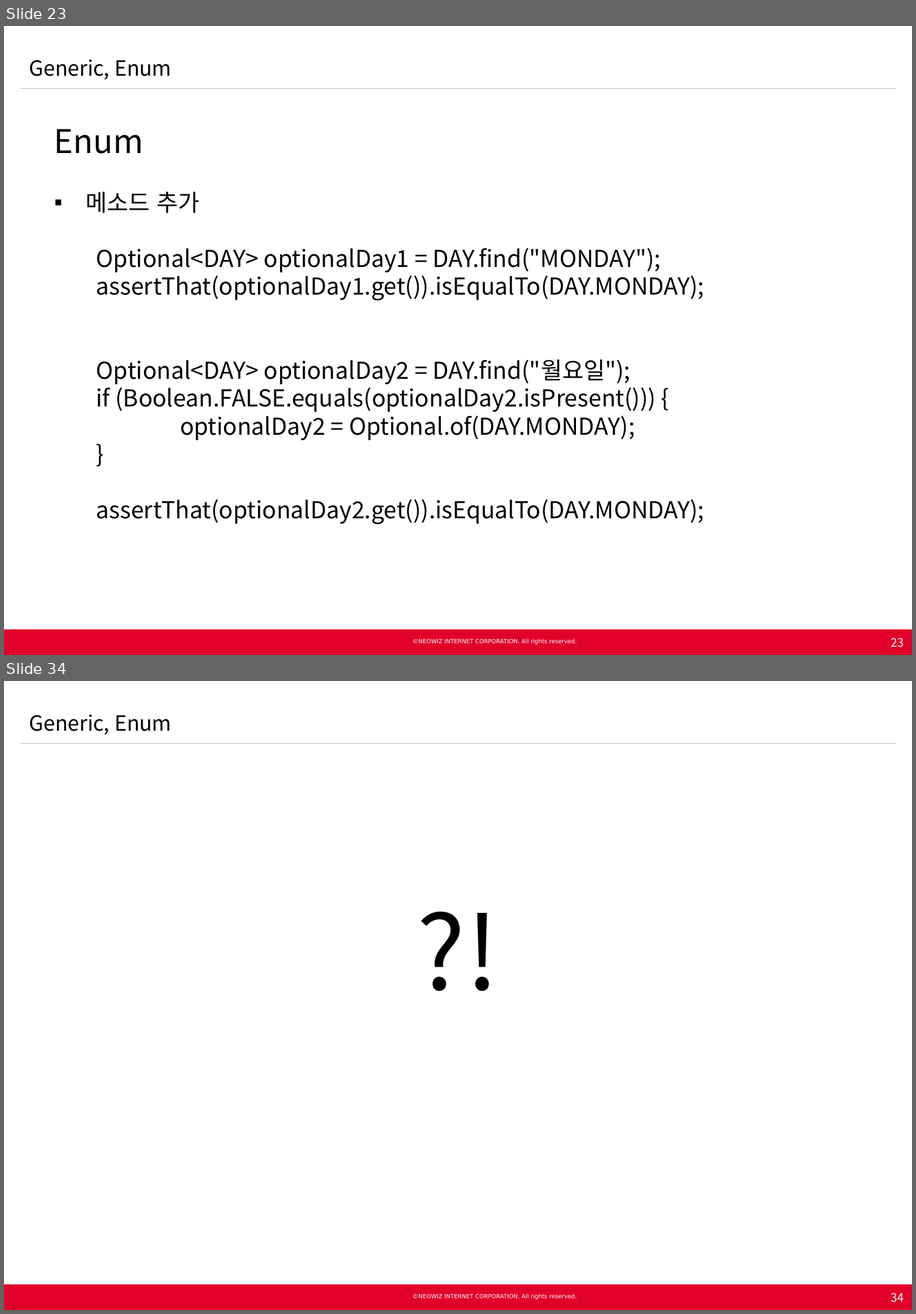
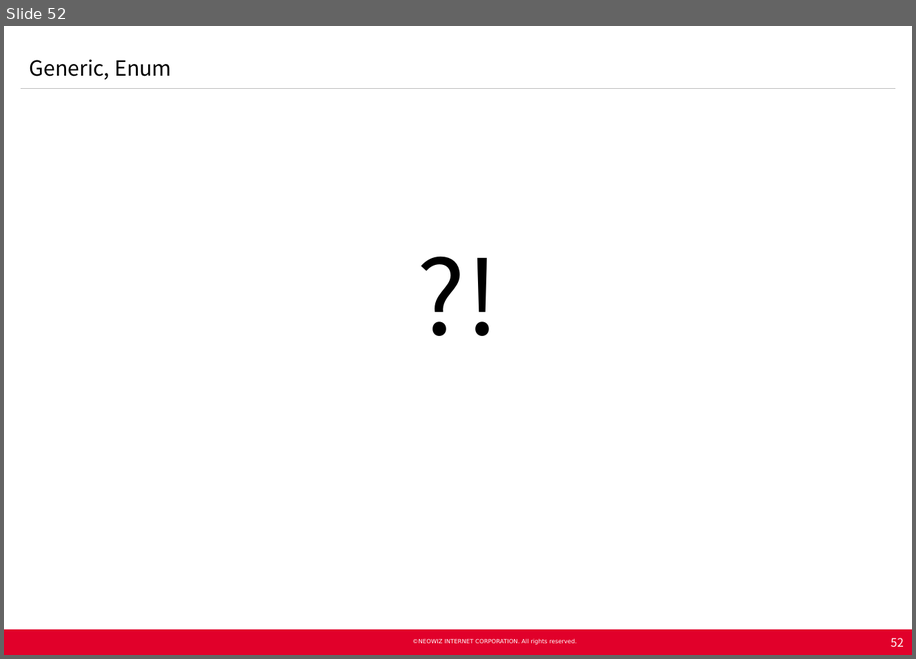
Before and after one commit to Neowizen/JavaStudy, a slide deck: Document/[2015.02.25] Java Study 2차 - Generics Enum.pptx. Shown one above the other, each under a label of ours: slides 23 and 34 before the commit, slide 52 after it; the slides between them are not shown. The pictures are 916x1314 and 916x659 pixels, drawn with LibreOffice and Linux fonts; fonts in the diff are those of the drawing; background and template pictures are left out. Boxes give left, top, right and bottom in pixels: in the first picture for what was removed or moved away, otherwise in the second. Text is boxed around its words. In the diff, an @@ line names an element or a change of style, - is before the commit and + after.

```diff
--- a/Document/[2015.02.25] Java Study 2차 - Generics Enum.pptx
+++ b/Document/[2015.02.25] Java Study 2차 - Generics Enum.pptx
@@ slide 23 removed at (4, 26, 912, 655), background #FFFFFF; not listed: 5 template elements that a slide beside it also shows @@
@@ text removed at (29, 59, 172, 80) @@
-Generic, Enum
@@ text removed at (54, 129, 705, 524) @@
-  Enum
-  ▪ 메소드 추가
-    Optional<DAY> optionalDay1 = DAY.find("MONDAY");
-    assertThat(optionalDay1.get()).isEqualTo(DAY.MONDAY);
-    Optional<DAY> optionalDay2 = DAY.find("월요일");
-    if (Boolean.FALSE.equals(optionalDay2.isPresent())) {
-    optionalDay2 = Optional.of(DAY.MONDAY);
-    }
-    assertThat(optionalDay2.get()).isEqualTo(DAY.MONDAY);
@@ page number removed at (891, 637, 904, 647) @@
-23
@@ what was slide 34 is now slide 52 @@
@@ page number at (891, 637, 904, 647): text changed @@
-34
+52
```
Also in this commit, not shown: 29 slides changed, 19 slides added.
